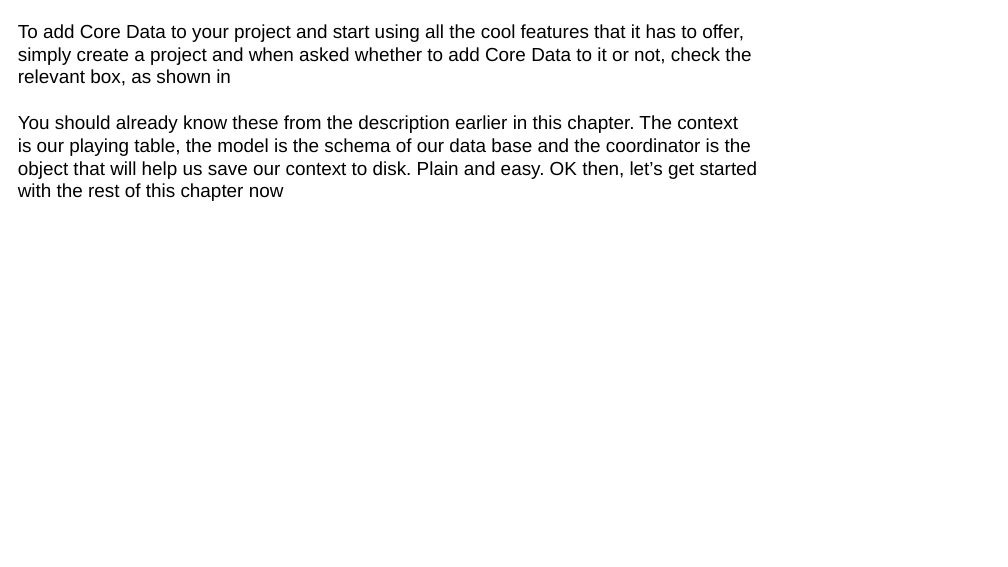
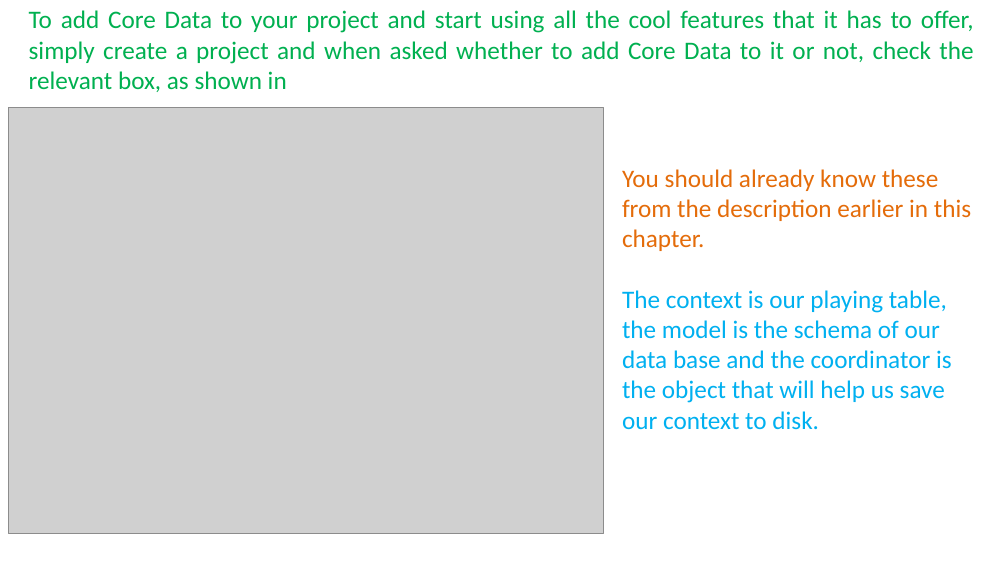
Before and after one commit to aminhngn/Course_Mobile_IOS, a slide deck: slide 25 of course/IOS_Module_03_core_data.pptx (slide 9 before the commit). Drawn at 1008x567 pixels with LibreOffice and Linux fonts; fonts in the diff are those of the drawing; grey boxes stand for pictures. Boxes give left, top, right and bottom in pixels: in the first picture for what was removed or moved away, otherwise in the second. Text is boxed around its words. In the diff, an @@ line names an element or a change of style, - is before the commit and + after.

```diff
--- a/course/IOS_Module_03_core_data.pptx
+++ b/course/IOS_Module_03_core_data.pptx
@@ text at (29,10,974,92): text changed; size 18 to 24 pt; font Arial to Calibri; text colour #000000 to #00B050 @@
-To add Core Data to your project and start using all the cool features that it has to offer,
-simply create a project and when asked whether to add Core Data to it or not, check the
-relevant box, as shown in
+To add Core Data to your project and start using all the cool features that it has to offer, simply create a project and when asked whether to add Core Data to it or not, check the relevant box, as shown in
@@ picture added at (8,107,604,534) @@
@@ text at (622,169,971,429): text changed; size 18 to 24 pt; font Arial to Calibri; text colour #000000 to #00B0F0 @@
-You should already know these from the description earlier in this chapter. The context
-is our playing table, the model is the schema of our data base and the coordinator is the
-object that will help us save our context to disk. Plain and easy. OK then, let’s get started
-with the rest of this chapter now
+You should already know these from the description earlier in this chapter.
+The context is our playing table, the model is the schema of our data base and the coordinator is the object that will help us save our context to disk.
```
Also in this commit, not shown: 16 other slides changed, 28 slides added, 10 slides removed, 3 other files.
